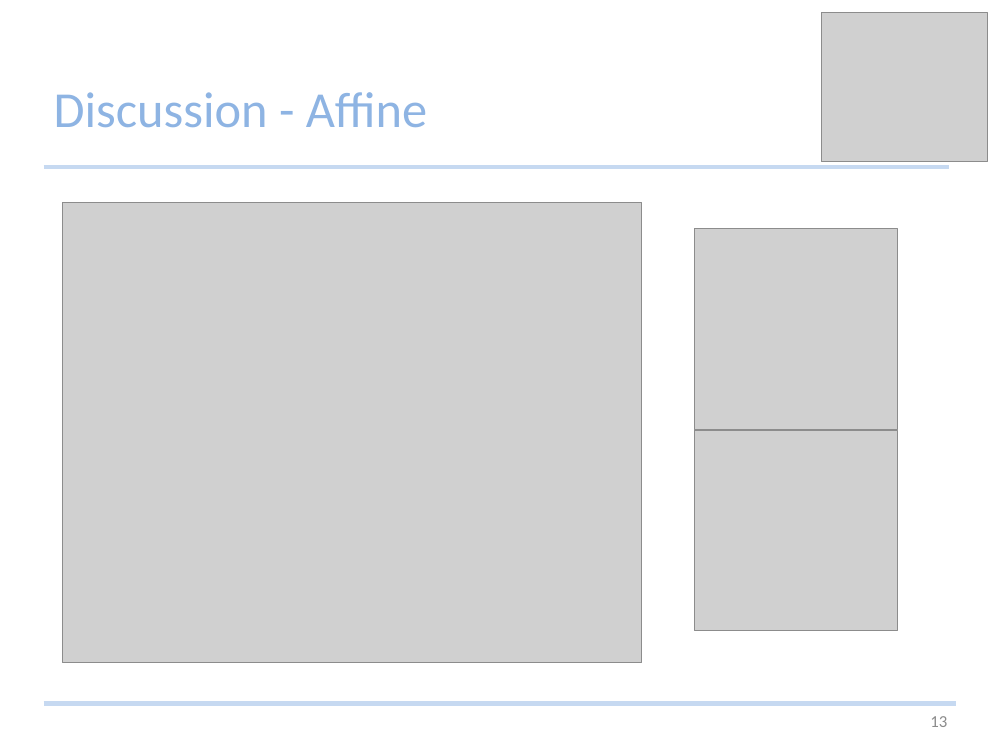
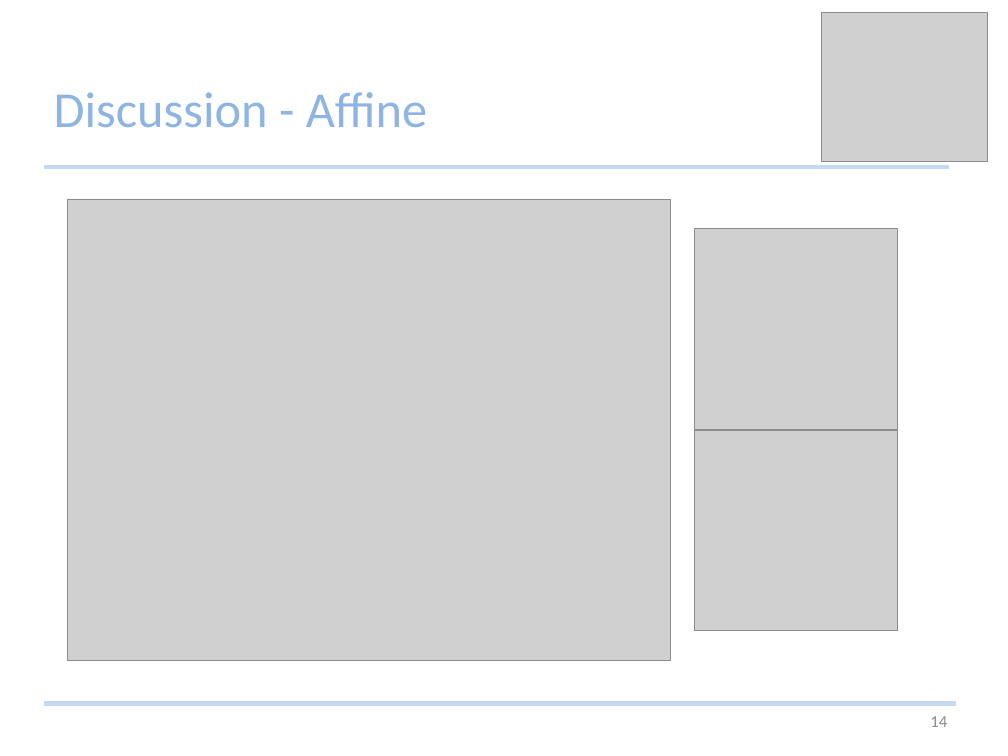
Before and after one commit to Studijacob/MIALab, a slide deck: slide 14 of wd/Documentation/MIALab presentation.pptx (slide 13 before the commit). Drawn at 1008x756 pixels with LibreOffice and Linux fonts; fonts in the diff are those of the drawing; grey boxes stand for pictures. Boxes give left, top, right and bottom in pixels: in the first picture for what was removed or moved away, otherwise in the second. Text is boxed around its words. In the diff, an @@ line names an element or a change of style, - is before the commit and + after.

```diff
--- a/wd/Documentation/MIALab presentation.pptx
+++ b/wd/Documentation/MIALab presentation.pptx
@@ picture: place and size @@
-picture at [62,203,642,663]
+picture at [68,200,670,660]
@@ page number at [930,716,947,727]: text changed @@
-13
+14
```
Also in this commit, not shown: 11 other slides changed, 6 slides added, 1 slide removed.
